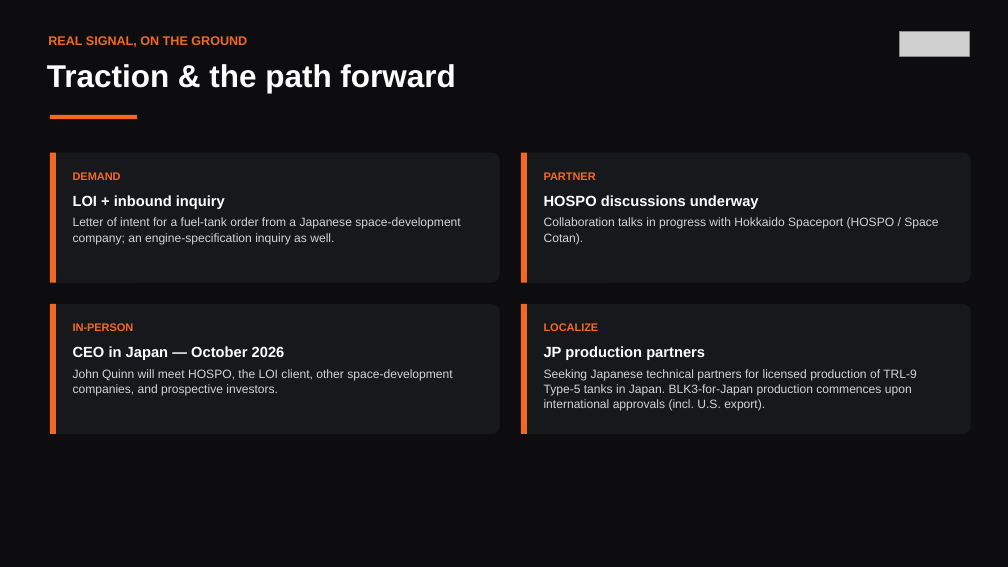
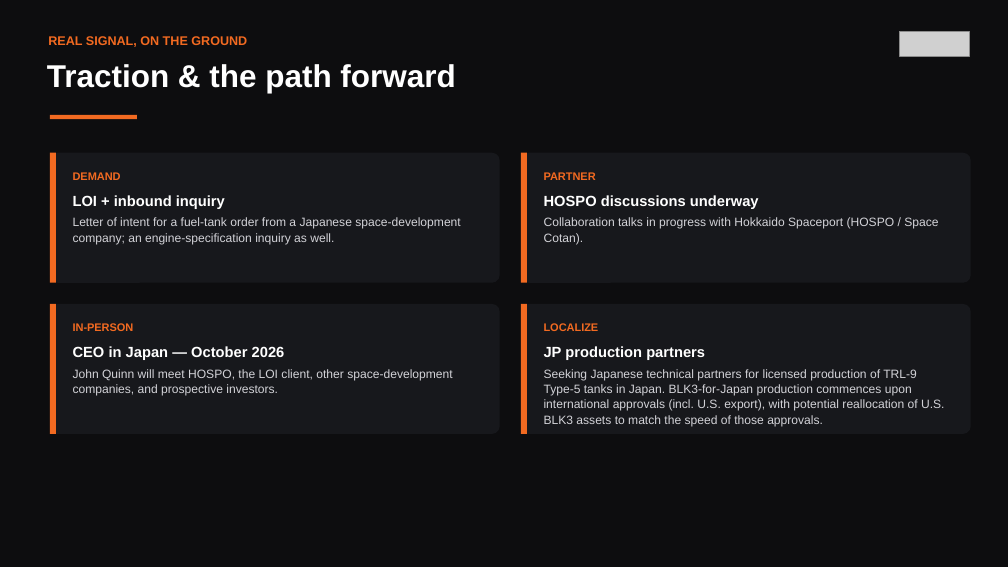
Before and after one commit to ExosAerospace/workspace, a slide deck: slide 6 of drafts/Exos_JP_3min_InvestorPitch_IDJ_BRANDED_v6_2026-09-27.pptx. Drawn at 1008x567 pixels with LibreOffice and Linux fonts; fonts in the diff are those of the drawing; grey boxes stand for pictures. Boxes give left, top, right and bottom in pixels: in the first picture for what was removed or moved away, otherwise in the second. Text is boxed around its words. In the diff, an @@ line names an element or a change of style, - is before the commit and + after.

```diff
--- a/drafts/Exos_JP_3min_InvestorPitch_IDJ_BRANDED_v6_2026-09-27.pptx
+++ b/drafts/Exos_JP_3min_InvestorPitch_IDJ_BRANDED_v6_2026-09-27.pptx
@@ text at bbox=[544, 369, 944, 426]: text changed @@
-Seeking Japanese technical partners for licensed production of TRL-9 Type-5 tanks in Japan. BLK3-for-Japan production commences upon international approvals (incl. U.S. export).
+Seeking Japanese technical partners for licensed production of TRL-9 Type-5 tanks in Japan. BLK3-for-Japan production commences upon international approvals (incl. U.S. export), with potential reallocation of U.S. BLK3 assets to match the speed of those approvals.
```
Also in this commit, not shown: 1 other slide changed, 6 other files.
